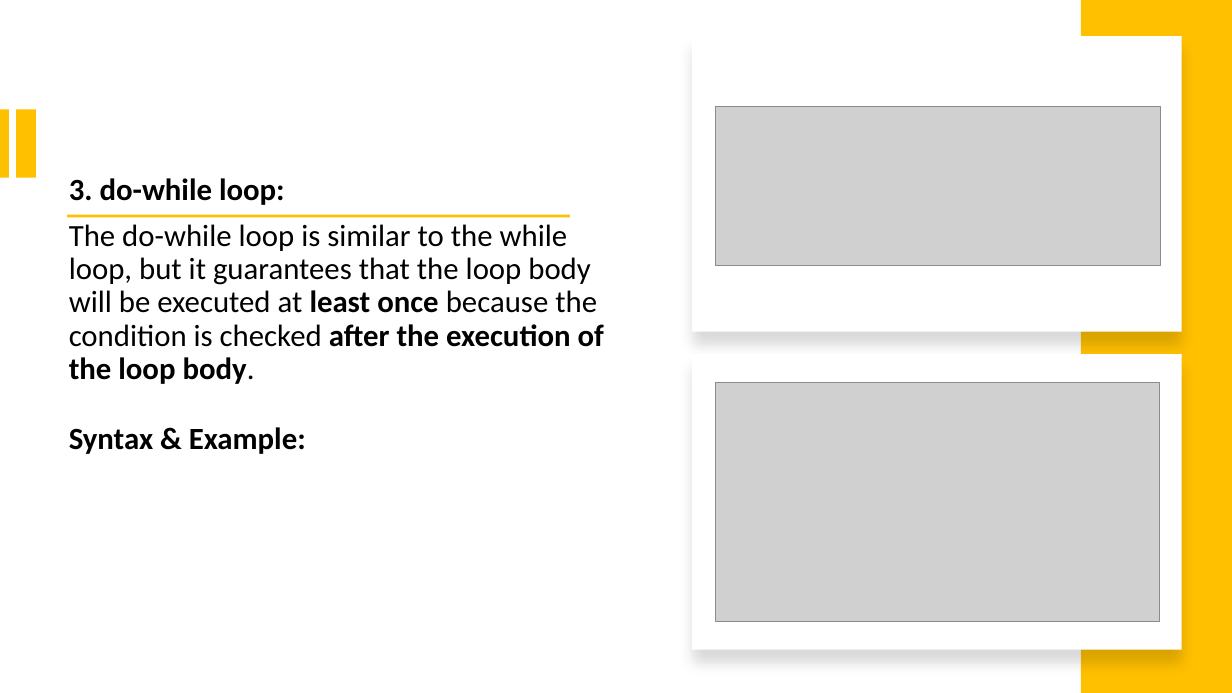
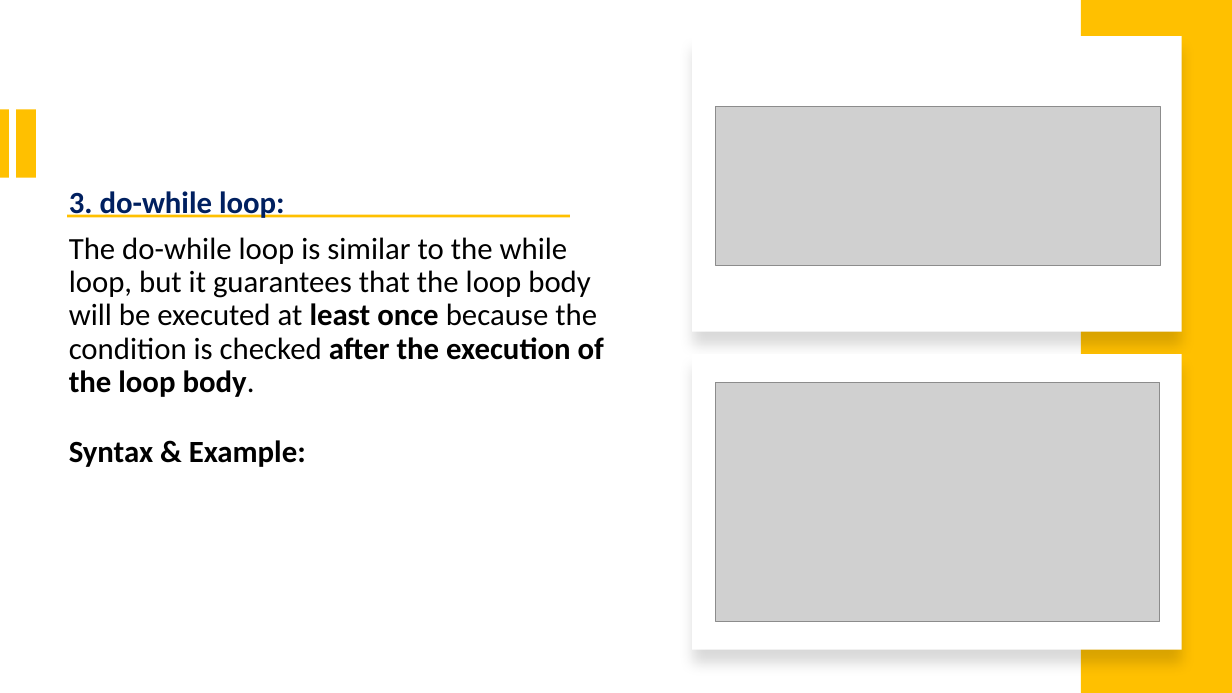
Before and after one commit to PRAMOD-VISHNU-NAIK/MCA-2nd-Sem-Shridevi-College, a slide deck: slide 66 of Theory Class-Notes/Java MCA-2.pptx. Drawn at 1232x693 pixels with LibreOffice and Linux fonts; fonts in the diff are those of the drawing; grey boxes stand for pictures. Boxes give left, top, right and bottom in pixels: in the first picture for what was removed or moved away, otherwise in the second. Text is boxed around its words. In the diff, an @@ line names an element or a change of style, - is before the commit and + after.

```diff
--- a/Theory Class-Notes/Java MCA-2.pptx
+++ b/Theory Class-Notes/Java MCA-2.pptx
@@ text "3. do-while loop:": place and size @@
-text "3. do-while loop:" at [69, 178, 604, 454]
+text "3. do-while loop:" at [69, 191, 604, 467]
@@ text at [69, 191, 285, 218]: text colour #000000 to #002060 in "3. do-while loop:" @@
```
Also in this commit, not shown: 7 other slides changed, 32 other files.
